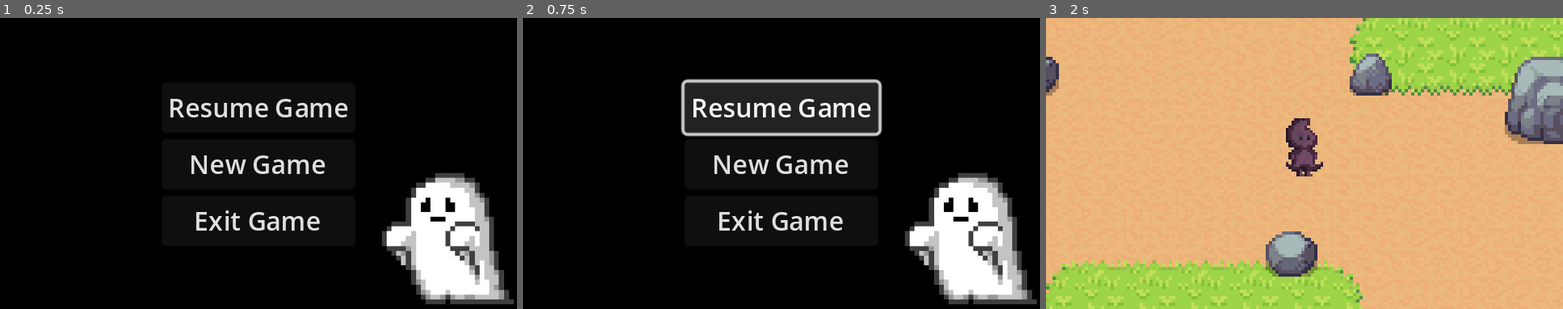
Above: before the commit, frames 1-3 (left to right).
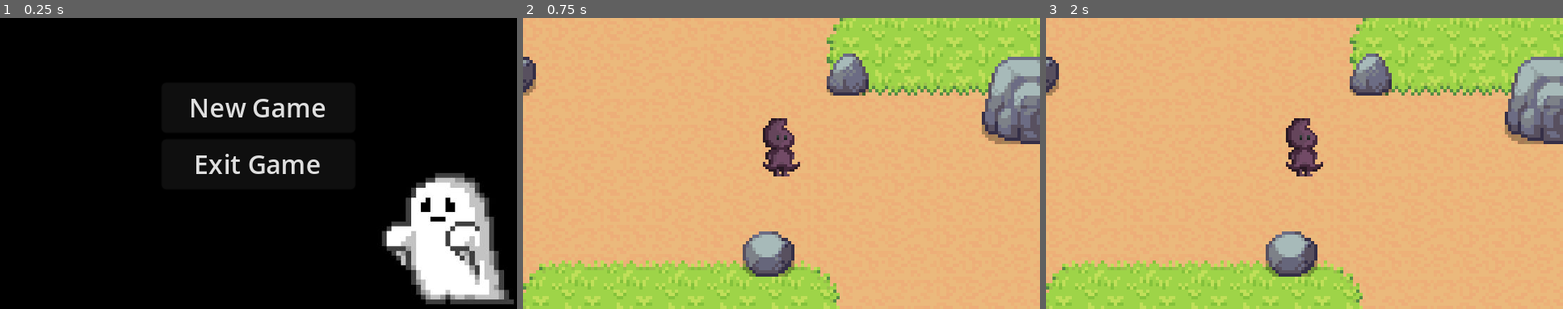
Above: after the commit, the same moments.

Repository: mkseay2/spirit
Game: Godot game, scene res://UI/menu.tscn
Two runs of this game, one before a commit and one after it. Both use one fixed random seed, a clock stepped at 60 frames per second and the inputs below.
Inputs (mouse positions are in pixels of both pictures, inside the frame that each line leads up to):
- Up to frame 1 (0.25 s): no input
- Up to frame 2 (0.75 s): click (781, 108) at 0.5 s, where only the run before the commit has a clickable "Resume Game"
- Up to frame 3 (2 s): click (1304, 163) at 1.25 s, where only the run before the commit has a clickable "New Game"

The runs differ from the first frame. In frame 1, 2.7% of the frame differs, in the area x 32-68%, y 27-74%; in frame 2, 100%, in the area x 0-100%, y 0-100%; in frame 3, nothing differs.

Commit message:
fixed menu screen and level1 room3

Diff:
--- a/Levels/level1/level1_room3.tscn
+++ b/Levels/level1/level1_room3.tscn
@@ -1,6 +1,8 @@
-[gd_scene load_steps=4 format=3 uid="uid://bqlk4wp3oxg28"]
+[gd_scene load_steps=6 format=3 uid="uid://bqlk4wp3oxg28"]
 
 [ext_resource type="Texture2D" uid="uid://fb7c1lwc1tym" path="res://TileSets/1_terrain.png" id="1_3xbld"]
+[ext_resource type="Script" path="res://Levels/level1/level1_room3.gd" id="1_6xcak"]
+[ext_resource type="PackedScene" uid="uid://dfi3aa0asnuis" path="res://PlayerCharacter/player.tscn" id="3_svj3e"]
 
 [sub_resource type="TileSetAtlasSource" id="TileSetAtlasSource_v8a4w"]
 texture = ExtResource("1_3xbld")
@@ -138,10 +140,14 @@
 [sub_resource type="TileSet" id="TileSet_bruhk"]
 sources/0 = SubResource("TileSetAtlasSource_v8a4w")
 
-[node name="Level1_Room2" type="Node2D"]
+[node name="Level1_Room3" type="Node2D"]
+script = ExtResource("1_6xcak")
 
 [node name="TileMap" type="TileMap" parent="."]
 tile_set = SubResource("TileSet_bruhk")
 format = 2
 layer_0/name = "ground"
 layer_0/tile_data = PackedInt32Array(262148, 1441792, 26, 0, 1441792, 26, 28, 1441792, 26, 36, 1441792, 26, 1114112, 14 …(13782 unchanged characters)…
+
+[node name="Player" parent="." instance=ExtResource("3_svj3e")]
+position = Vector2(40, 144)
--- a/UI/menu.gd
+++ b/UI/menu.gd
@@ -2,7 +2,6 @@
 extends Control
 
 @onready var new_game_button = $VBoxContainer/NewGameButton as Button
-@onready var resume_game_button = $VBoxContainer/ResumeGameButton as Button
 @onready var exit_game_button = $VBoxContainer/ExitGameButton as Button
 @onready var start_level = preload("res://Levels/level1/level1_room1.tscn") as PackedScene
 
--- a/UI/menu.tscn
+++ b/UI/menu.tscn
@@ -39,10 +39,6 @@
 grow_horizontal = 2
 grow_vertical = 2
 
-[node name="ResumeGameButton" type="Button" parent="VBoxContainer"]
-layout_mode = 2
-text = "Resume Game"
-
 [node name="NewGameButton" type="Button" parent="VBoxContainer"]
 layout_mode = 2
 text = "New Game"
